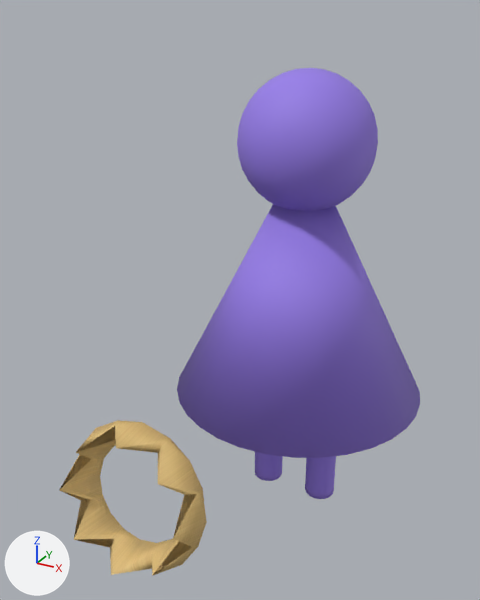
A saved change to the FBX model bin/assets/objects/ida_animated.fbx.
Before and after are seen from a 50 mm camera at (1.43, -3.34, 1.91) aimed at (-0.11, -0.55, 0.51). Lighting does not change. The marker at lower left points along +X, +Y and +Z.

In view in the first picture: 'Crown', 'Ida'.
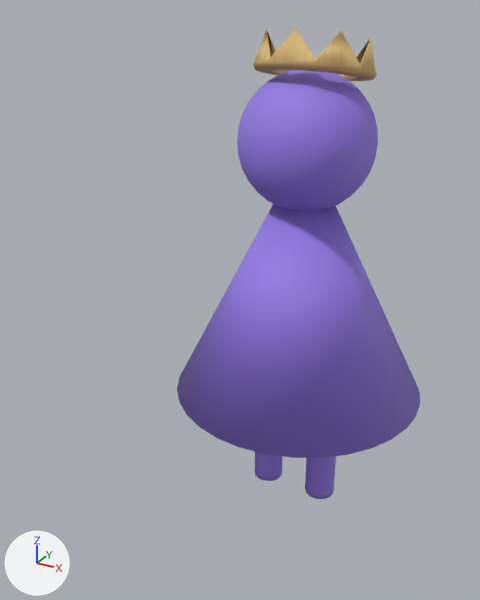
Where the change shows, as pixel boxes [x1, y1, x2, y2] in the pictures (480 x 600 px):
'Crown', turned: before [59, 420, 207, 576]; after [253, 28, 377, 81]

What the commit changed:
Object 'Crown' (ob_crown) turns from (90, 0, 0) to (0, 0, 0) degrees about x, y and z.
